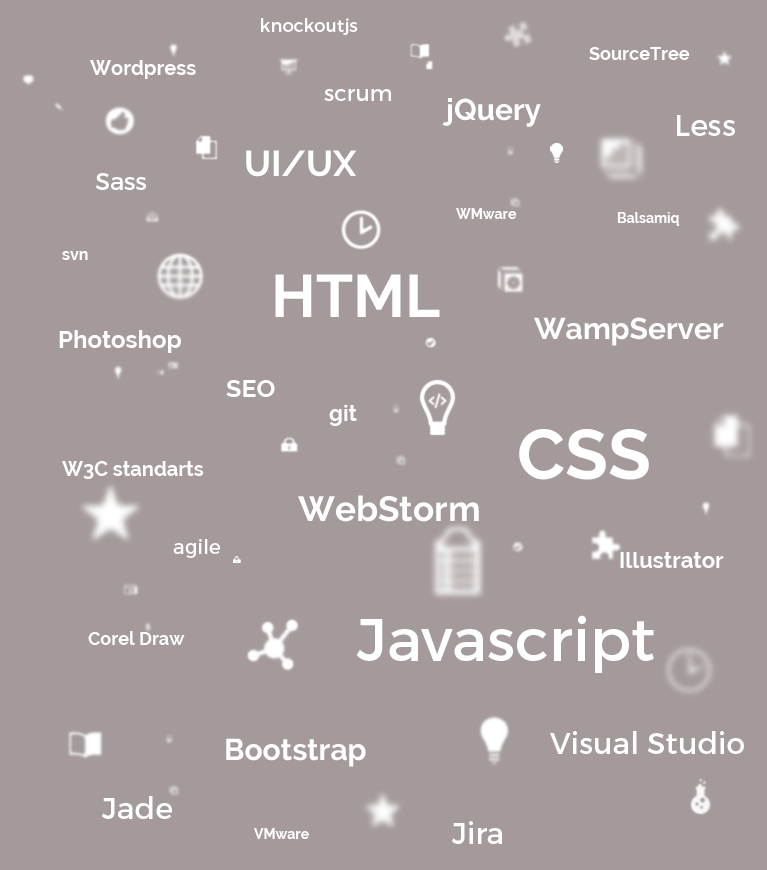
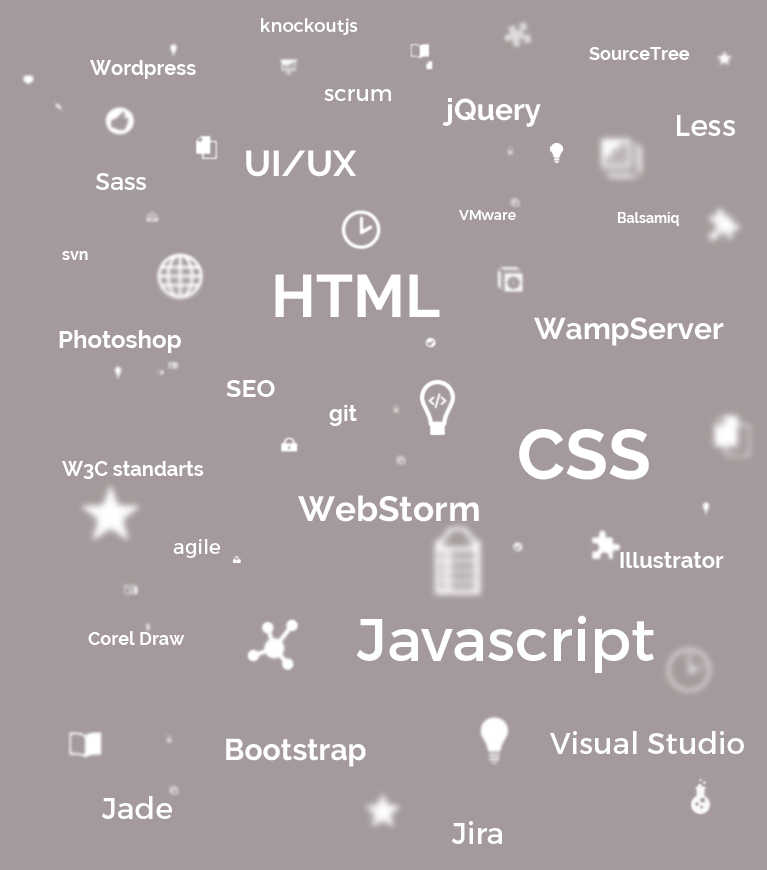
The second 767px x 870px image is a revision of the first. Changes to its layers:
painted on "parallax_2" over [254,208,517,839]
